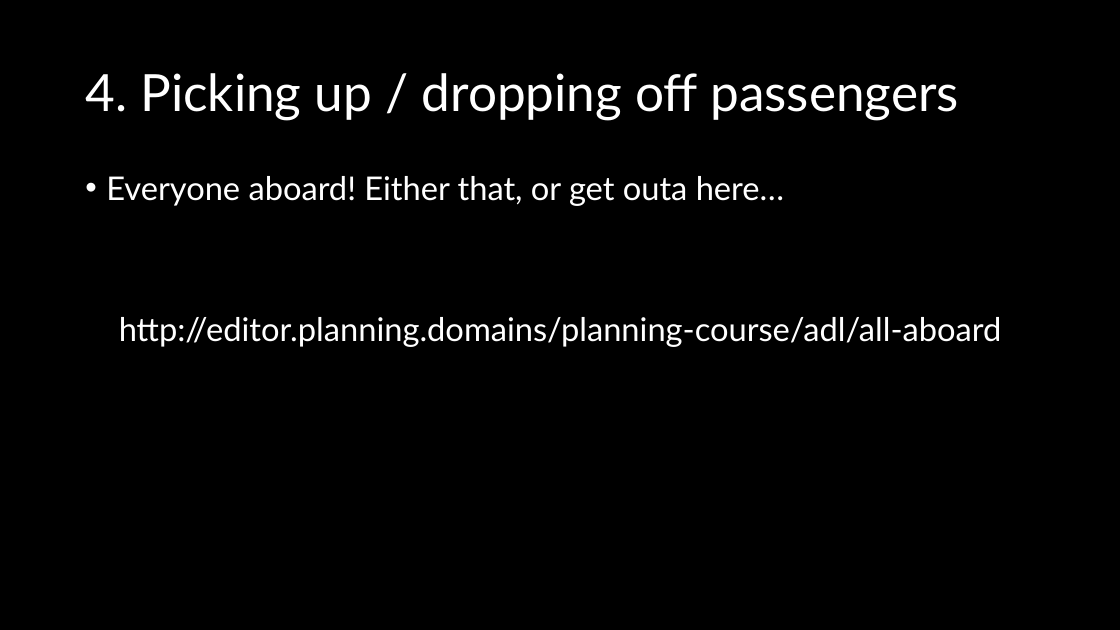
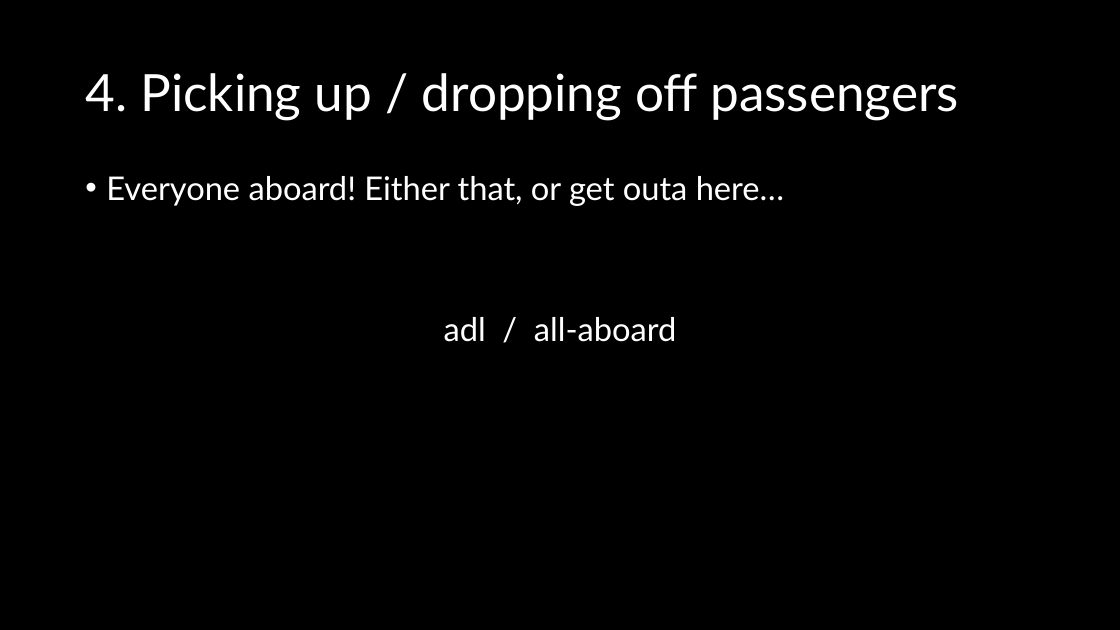
Before and after one commit to AI-Planning/modeling-in-pddl, a slide deck: slide 15 of exercises/cisc-813/adl/slides.pptx. Drawn at 1120x630 pixels with LibreOffice and Linux fonts; fonts in the diff are those of the drawing. Boxes give left, top, right and bottom in pixels: in the first picture for what was removed or moved away, otherwise in the second. Text is boxed around its words. In the diff, an @@ line names an element or a change of style, - is before the commit and + after.

```diff
--- a/exercises/cisc-813/adl/slides.pptx
+++ b/exercises/cisc-813/adl/slides.pptx
@@ text at (x1=444, y1=317, x2=676, y2=342): text changed @@
-http://editor.planning.domains/planning-course/adl/all-aboard
+adl / all-aboard
```
Also in this commit, not shown: 9 other slides changed, 7 other files.
